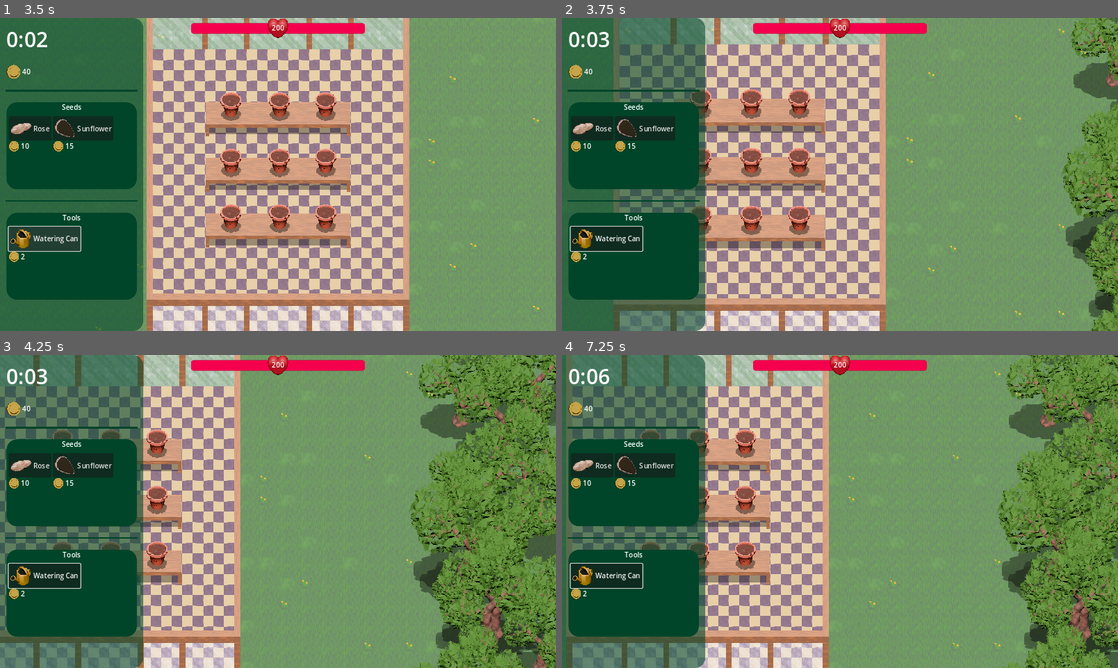
Above: before the commit, frames 1-4 (two rows, left to right).
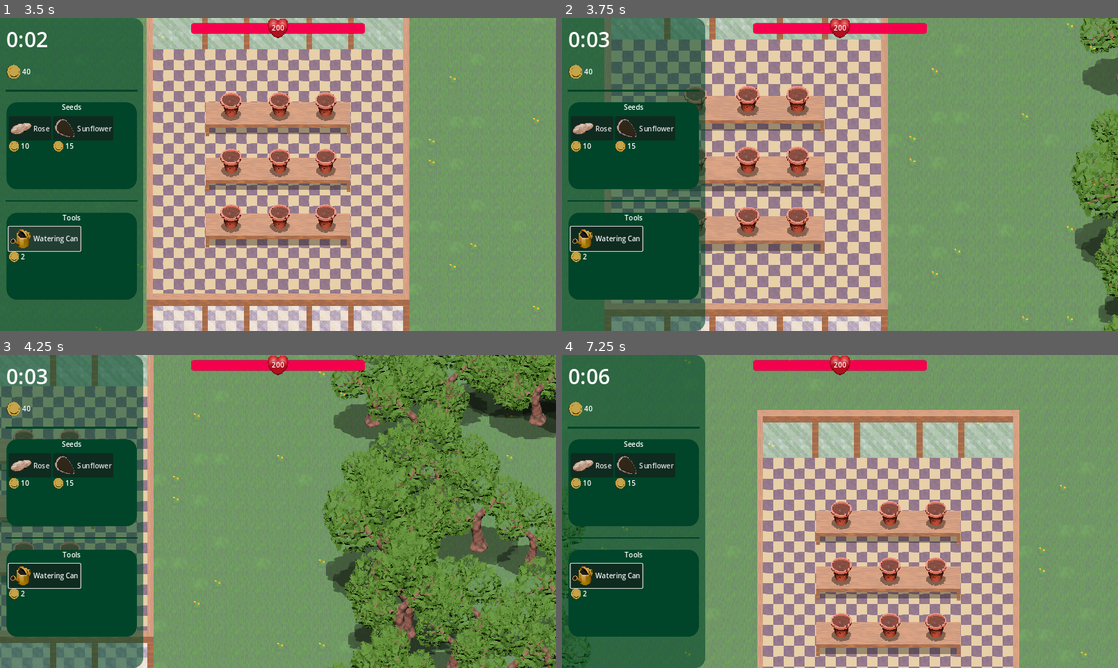
Above: after the commit, the same moments.

Repository: chip003/GDC-Lovefest
Game: Godot game, scene res://Scenes/MainMenu.tscn
The game is run twice, just before and just after one commit, with the same random seed, the same clock (stepped at 60 frames per second) and the same inputs. Sound files missing from this copy of the repository are replaced by a short silence.
Inputs (mouse positions are in pixels of both pictures, inside the frame that each line leads up to):
- Up to frame 1 (3.5 s): click "Play" at 0.5 s; click "Rose" at 1.25 s; click "Sunflower" at 2 s; click "Watering Can" at 2.75 s
- Up to frame 2 (3.75 s): tap Enter at 3.5 s; move the mouse to (962, 158) at 3.52 s; hold D (right) from 3.53 s (still down); tap Mouse wheel up (scrollin) at 3.6 s
- Up to frame 3 (4.25 s): keep holding D (right); tap Mouse wheel down (scrollout) at 3.8 s
- Up to frame 4 (7.25 s): move the mouse to (728, 527) at 4.27 s; release D (right) at 4.28 s; hold S (down) 4.28-5.03 s; tap Mouse wheel down (scrollout) at 4.35, 5.3, 6.8 s; tap Mouse wheel up (scrollin) at 4.55, 6.05, 6.6 s; move the mouse to (895, 442) at 5.02 s; hold D (right) 5.03-5.78 s; click (895, 442) at 5.1 s; move the mouse to (812, 574) at 5.77 s; hold W (up) 5.78-6.53 s; right-click (812, 574) at 5.85 s; move the mouse to (1006, 558) at 6.52 s; hold A (left) from 6.53 s (still down)

Frame 1 is identical in both runs. In frame 2, 21% of the frame differs, in the area x 7-100%, y 0-100%; in frame 3, 52%; in frame 4, 72%, in the area x 0-100%, y 0-100%.

Commit message:
Add game over screen

Diff:
--- a/Scenes/Camera.gd
+++ b/Scenes/Camera.gd
@@ -3,20 +3,20 @@
 var speed = 1000
 
 func _ready():
-	limit_left = get_parent().limitMin.x
-	limit_right = get_parent().limitMax.x
-	limit_top = get_parent().limitMin.y
-	limit_bottom = get_parent().limitMax.y
-
+	#limit_left = get_parent().limitMin.x
+	#limit_right = get_parent().limitMax.x
+	#limit_top = get_parent().limitMin.y
+	#limit_bottom = get_parent().limitMax.y
+	pass
 func _process(delta):
 	var moveVector = Input.get_vector("left", "right", "up", "down")
 
-	global_position = (global_position+(moveVector*speed*delta)).clamp(get_parent().limitMin,get_parent().limitMax)
+	global_position = (global_position+(moveVector*speed*delta)).clamp(get_parent().limitMin/1.75,get_parent().limitMax/1.75)
 
 	if Input.is_action_just_pressed("scrollin"):
 		if zoom.x < 1.5:
-			zoom *= 1.04
+			zoom *= 1.08
 
 	if Input.is_action_just_pressed("scrollout"):
 		if zoom.x > 0.75:
-			zoom /= 1.04
+			zoom /= 1.08
--- a/Scenes/PlayArea.gd
+++ b/Scenes/PlayArea.gd
@@ -15,6 +15,8 @@
 	$CanvasLayer/Top/Label.text = str(floor(nursery_hp))
 	$CanvasLayer/Top/ProgressBar.value = nursery_hp
 
+	if nursery_hp <= 0:
+		$CanvasLayer/Lose.visible = true
 
 func _ready():
 	$CanvasLayer/Top/ProgressBar.max_value = nursery_hp
@@ -39,3 +41,11 @@
 		var tree = preload("res://Scenes/tree.tscn").instantiate()
 		tree.global_position = Vector2(randf_range(xlevel-256,xlevel+256), randf_range(yrange.x,yrange.y))
 		add_child(tree)
+
+
+func _on_button_pressed():
+	get_tree().reload_current_scene()
+
+
+func _on_button_2_pressed():
+	get_tree().change_scene_to_file("res://Scenes/MainMenu.tscn")
--- a/Scenes/PlayArea.tscn
+++ b/Scenes/PlayArea.tscn
@@ -300,6 +300,43 @@
 value = 50.0
 show_percentage = false
 
+[node name="Lose" type="MarginContainer" parent="CanvasLayer"]
+visible = false
+z_index = 10
+anchors_preset = 15
+anchor_right = 1.0
+anchor_bottom = 1.0
+grow_horizontal = 2
+grow_vertical = 2
+
+[node name="ColorRect" type="ColorRect" parent="CanvasLayer/Lose"]
+layout_mode = 2
+color = Color(0, 0, 0, 0.294118)
+
+[node name="CenterContainer" type="CenterContainer" parent="CanvasLayer/Lose"]
+layout_mode = 2
+
+[node name="VBoxContainer" type="VBoxContainer" parent="CanvasLayer/Lose/CenterContainer"]
+layout_mode = 2
+
+[node name="Label" type="Label" parent="CanvasLayer/Lose/CenterContainer/VBoxContainer"]
+layout_mode = 2
+theme_override_font_sizes/font_size = 31
+text = "Your Nursery has Been Destroyed!"
+
+[node name="HBoxContainer" type="HBoxContainer" parent="CanvasLayer/Lose/CenterContainer/VBoxContainer"]
+layout_mode = 2
+theme_override_constants/separation = 80
+alignment = 1
+
+[node name="Button" type="Button" parent="CanvasLayer/Lose/CenterContainer/VBoxContainer/HBoxContainer"]
+layout_mode = 2
+text = "Restart"
+
+[node name="Button2" type="Button" parent="CanvasLayer/Lose/CenterContainer/VBoxContainer/HBoxContainer"]
+layout_mode = 2
+text = "Main Menu"
+
 [node name="Camera" type="Camera2D" parent="."]
 script = ExtResource("4_djsil")
 
@@ -408,4 +445,6 @@
 autoplay = true
 script = ExtResource("16_2tg54")
 
+[connection signal="pressed" from="CanvasLayer/Lose/CenterContainer/VBoxContainer/HBoxContainer/Button" to="." method="_on_button_pressed"]
+[connection signal="pressed" from="CanvasLayer/Lose/CenterContainer/VBoxContainer/HBoxContainer/Button2" to="." method="_on_button_2_pressed"]
 [connection signal="finished" from="AudioStreamPlayer" to="AudioStreamPlayer" method="_on_finished"]
